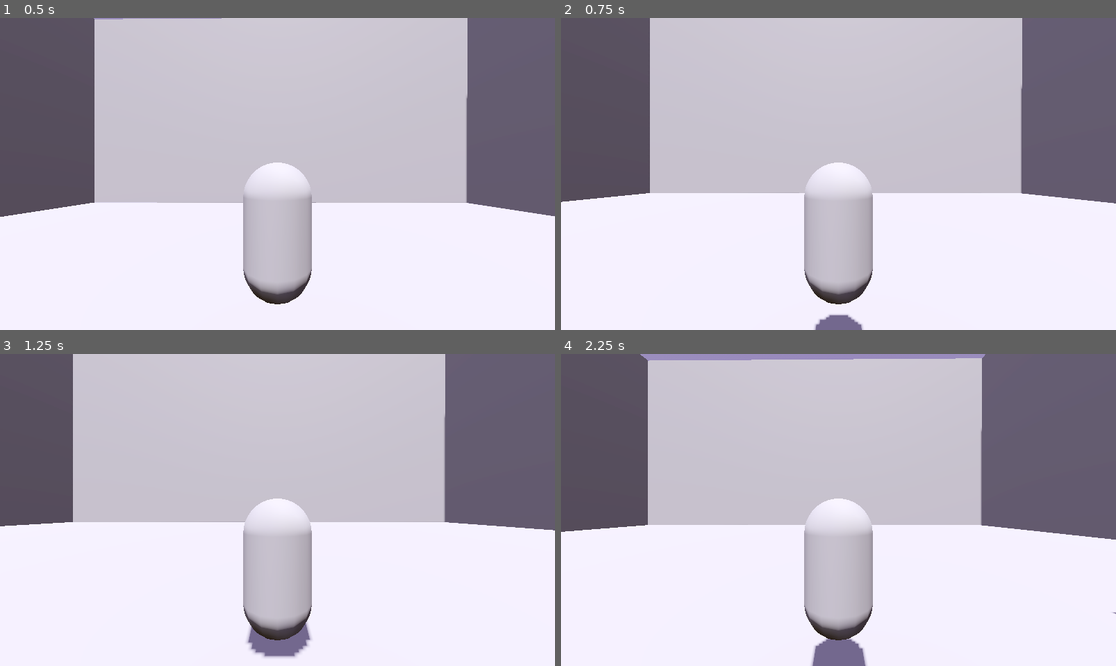
Above: before the commit, frames 1-4 (two rows, left to right).
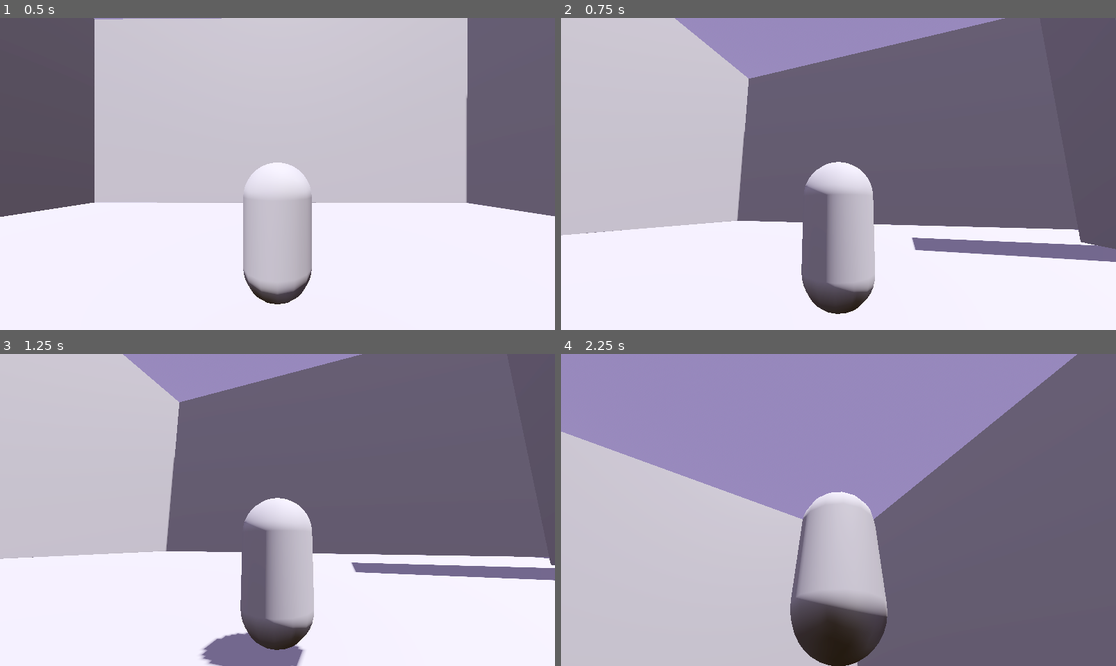
Above: after the commit, the same moments.

Repository: morbidlyocheese/project-ghost
Game: Godot game, scene res://scenes/level.tscn
Same seed, same stepped clock (60 frames per second), same inputs: the game is played once before the commit and once after it.
Inputs (mouse positions are in pixels of both pictures, inside the frame that each line leads up to):
- Up to frame 1 (0.5 s): no input
- Up to frame 2 (0.75 s): tap Enter (ui_accept) at 0.5 s; move the mouse to (960, 158) at 0.52 s; hold D (right) from 0.53 s (still down)
- Up to frame 3 (1.25 s): keep holding D (right); tap Enter (ui_accept) at 0.77 s
- Up to frame 4 (2.25 s): move the mouse to (727, 525) at 1.27 s; release D (right) at 1.28 s; hold S (backward) 1.28-2.03 s; tap Enter (ui_accept) at 1.52 s; move the mouse to (894, 441) at 2.02 s; hold D (right) from 2.03 s (still down)

Frame 1 is identical in both runs. In frame 2, 52% of the frame differs, in the area x 0-100%, y 0-100%; in frame 3, 48%; in frame 4, 81%.

Commit message:
🔥 third person camera added

Diff:
--- a/scripts/players/player.gd
+++ b/scripts/players/player.gd
@@ -1,4 +1,7 @@
 extends CharacterBody3D
+
+@onready var spring_arm_pivot = $SpringArmPivot
+@onready var spring_arm = $SpringArmPivot/SpringArm3D
 
 const SPEED = 5.0
 const JUMP_VELOCITY = 4.5
@@ -6,9 +9,17 @@
 # gravity controlled in project settings
 var gravity = ProjectSettings.get_setting("physics/3d/default_gravity")
 
+func _ready():
+	Input.set_mouse_mode(Input.MOUSE_MODE_CAPTURED)
+
 func _unhandled_input(event):
 	if Input.is_action_just_pressed("quit"):
 		get_tree().quit()
+
+	if event is InputEventMouseMotion:
+		spring_arm_pivot.rotate_y(-event.relative.x * .005)
+		spring_arm.rotate_x(-event.relative.y * .005)
+		spring_arm.rotation.x = clamp(spring_arm.rotation.x, -PI/4, PI/4)
 
 func _physics_process(delta: float) -> void:
 	# Add the gravity.
